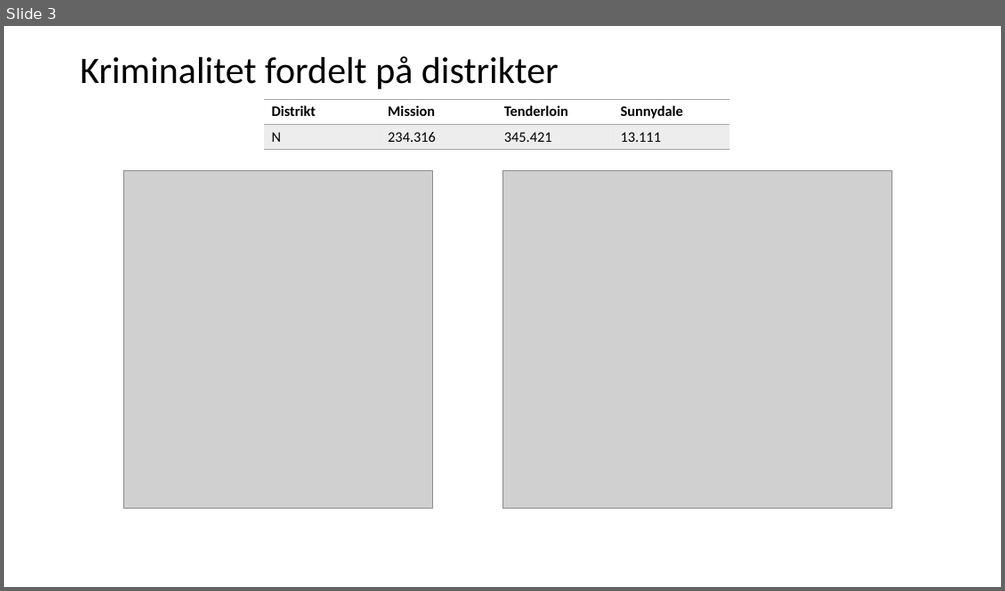
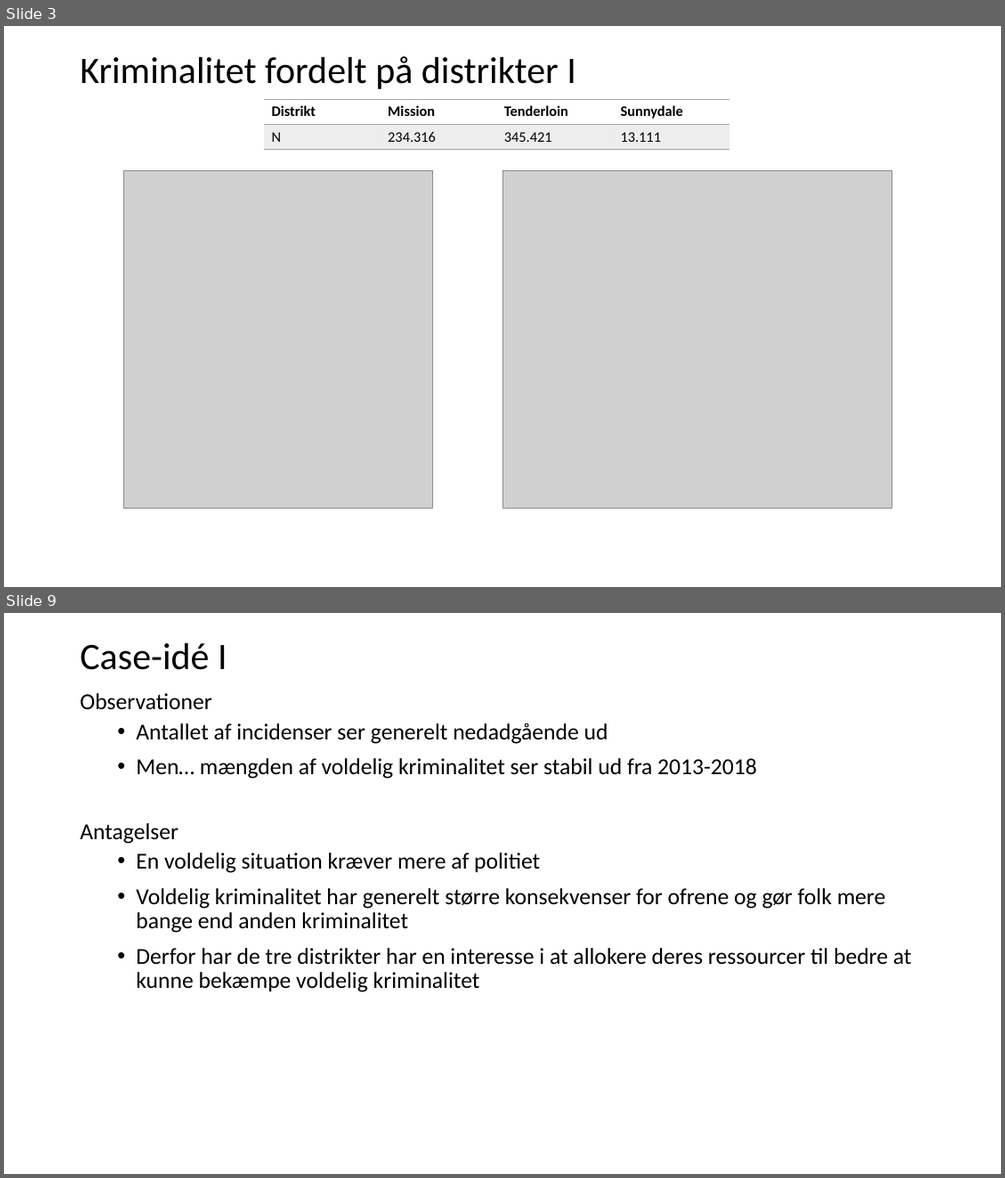
Before and after one commit to CarolineFuglsang/san_francisco_crime_data, a slide deck: presentation/San Francisco Crime Data.pptx. Shown one above the other, each under a label of ours: slide 3 before the commit, slides 3 and 9 after it; the slides between them are not shown. The pictures are 1005x591 and 1005x1178 pixels, drawn with LibreOffice and Linux fonts; fonts in the diff are those of the drawing; grey boxes stand for pictures. Boxes give left, top, right and bottom in pixels: in the first picture for what was removed or moved away, otherwise in the second. Text is boxed around its words. In the diff, an @@ line names an element or a change of style, - is before the commit and + after.

```diff
--- a/presentation/San Francisco Crime Data.pptx
+++ b/presentation/San Francisco Crime Data.pptx
@@ slide 9 added at <box>4,613,1001,1174</box>, background #FFFFFF @@
@@ text added at <box>80,643,227,670</box>, 36 pt, text #000000 @@
+Case-idé I
@@ text added at <box>80,693,912,992</box>, 22 pt, text #000000 @@
+Observationer
+  • Antallet af incidenser ser generelt nedadgående ud
+  • Men… mængden af voldelig kriminalitet ser stabil ud fra 2013-2018
+Antagelser
+  • En voldelig situation kræver mere af politiet
+  • Voldelig kriminalitet har generelt større konsekvenser for ofrene og gør folk mere bange end anden kriminalitet
+  • Derfor har de tre distrikter har en interesse i at allokere deres ressourcer til bedre at kunne bekæmpe voldelig kriminalitet
@@ slide 3 changed as well @@
@@ title at <box>80,56,576,89</box>: text changed @@
-Kriminalitet fordelt på distrikter
+Kriminalitet fordelt på distrikter I
```
Also in this commit, not shown: 1 other slide changed, 9 other slides added, 6 slides removed.
